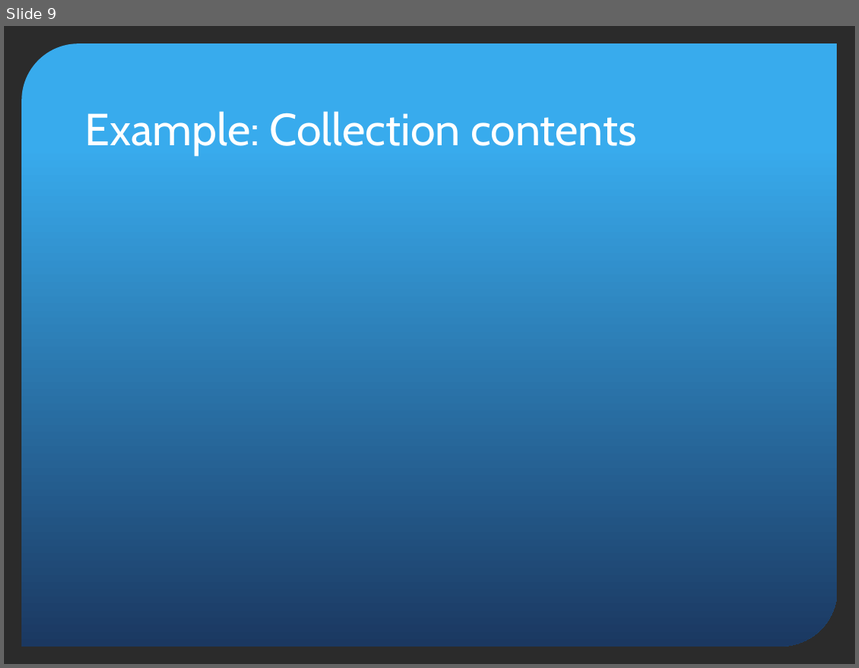
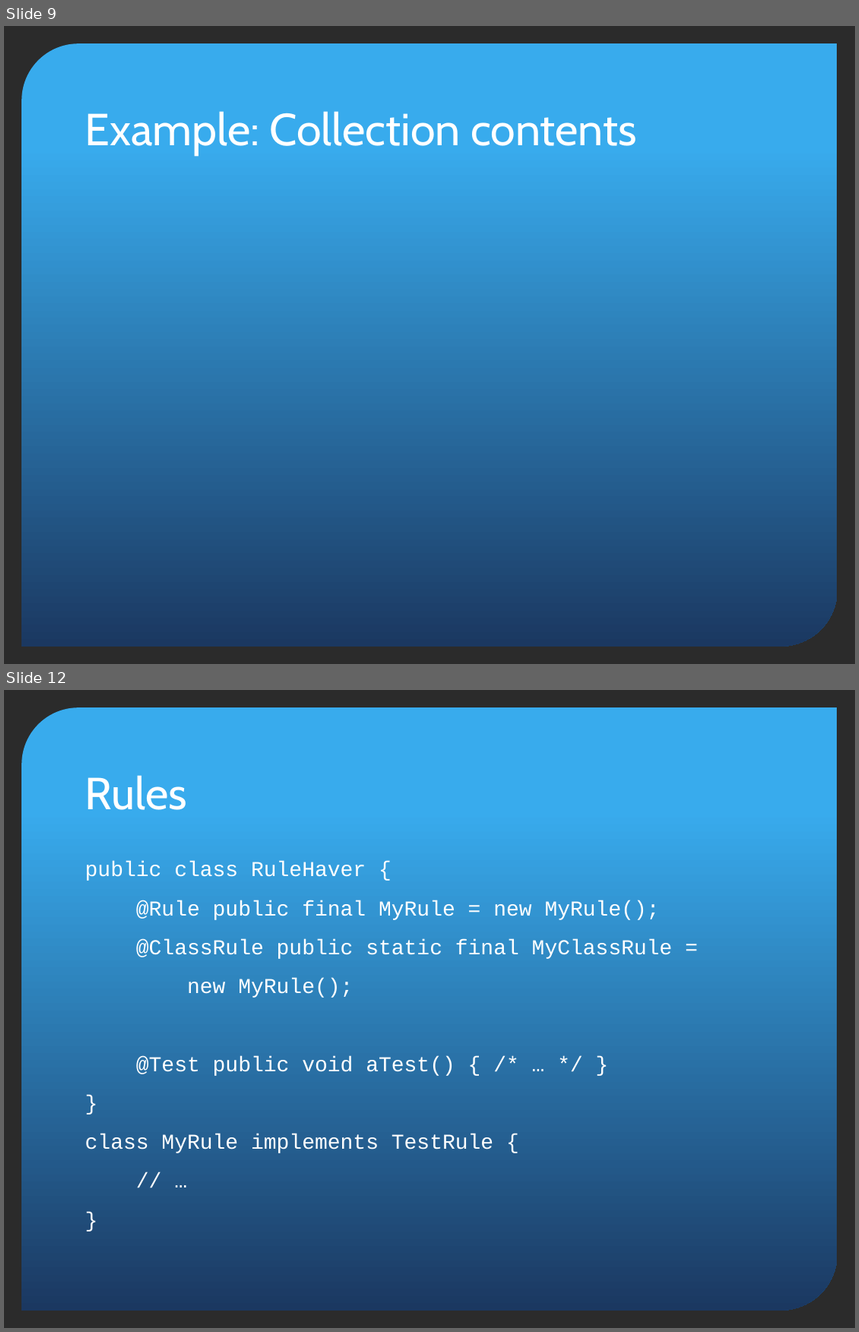
Before and after one commit to pholser/bending-junit, a slide deck: bending-junit.pptx. Shown one above the other, each under a label of ours: slide 9 before the commit, slides 9 and 12 after it; the slides between them are not shown. The pictures are 859x668 and 859x1332 pixels, drawn with LibreOffice and Linux fonts; fonts in the diff are those of the drawing; background and template pictures are left out; a plain dark background stands for a picture behind light text. Boxes give left, top, right and bottom in pixels: in the first picture for what was removed or moved away, otherwise in the second. Text is boxed around its words. In the diff, an @@ line names an element or a change of style, - is before the commit and + after.

```diff
--- a/bending-junit.pptx
+++ b/bending-junit.pptx
@@ slide 12 added at (4, 690, 855, 1328), background picture (left out); not listed: 1 template element that a slide beside it also shows @@
@@ title added at (85, 775, 187, 810), 38 pt, text #FFFFFF @@
+Rules
@@ text added at (85, 861, 673, 1154), 18 pt, text #FFFFFF @@
+public class RuleHaver {
+@Rule public final MyRule = new MyRule();
+@ClassRule public static final MyClassRule =
+new MyRule();
+@Test public void aTest() { /* … */ }
+}
+class MyRule implements TestRule {
+// …
+}
```
Also in this commit, not shown: 1 slide changed, 5 other slides added.
